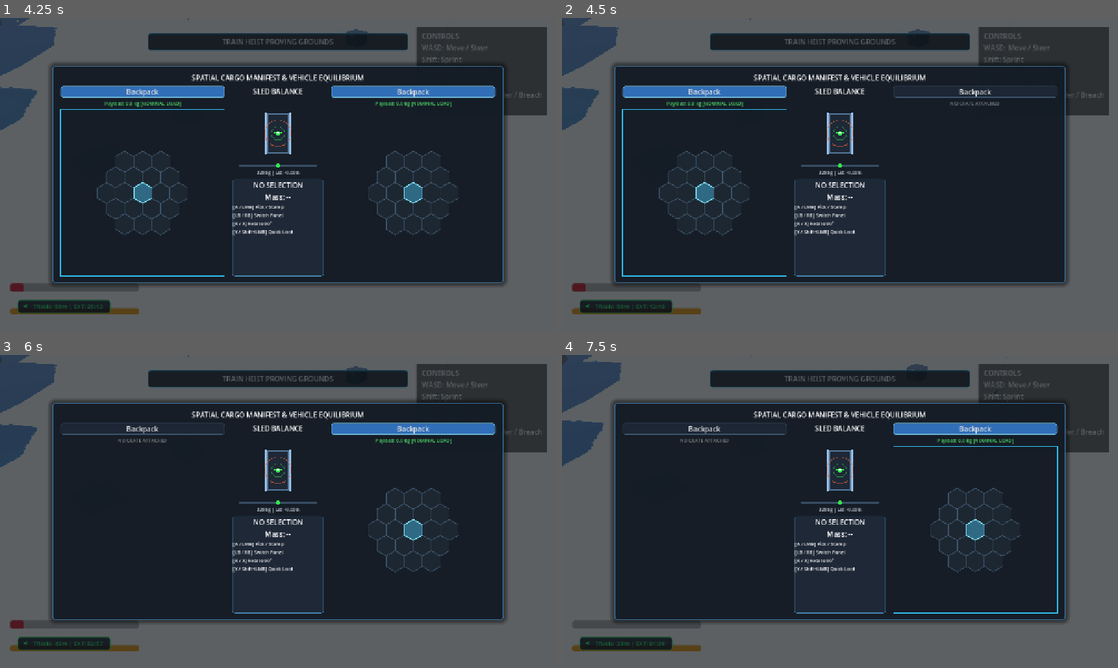
Above: before the commit, frames 1-4 (two rows, left to right).
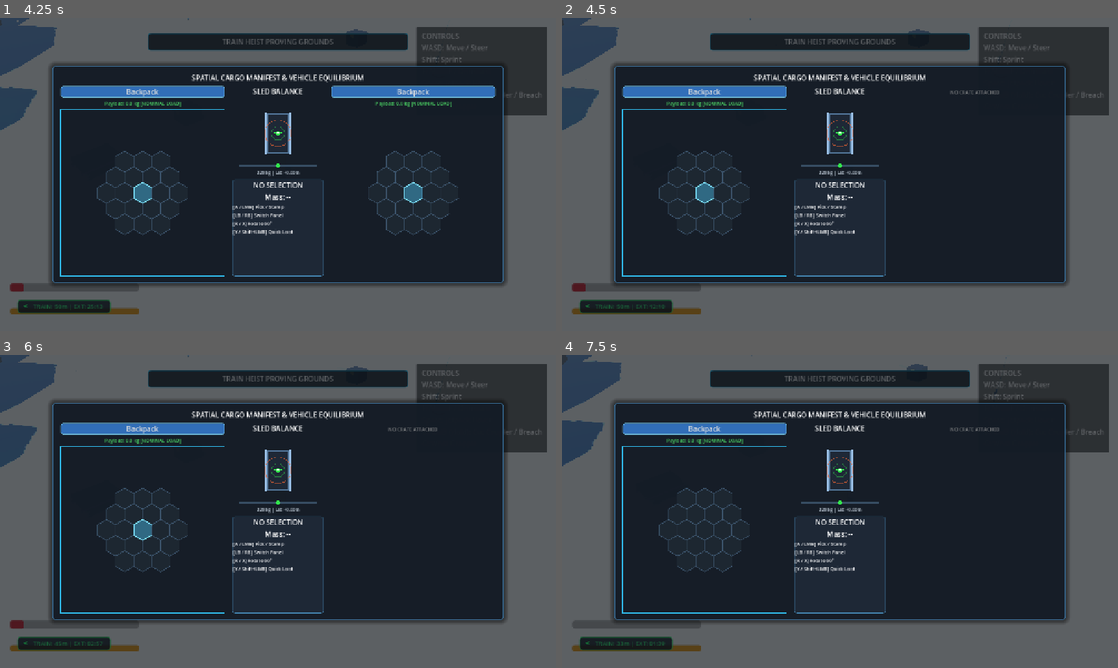
Above: after the commit, the same moments.

Repository: mcintalmo/drift
Game: Godot game, scene res://scenes/world/ActiveTrainHeistSector.tscn
Same seed, same stepped clock (60 frames per second), same inputs: the game is played once before the commit and once after it. This scene is started directly instead of the project's main scene.
Inputs (mouse positions are in pixels of both pictures, inside the frame that each line leads up to):
- Up to frame 1 (4.25 s): tap Enter (ui_accept) at 0.5, 0.77, 3.77 s; move the mouse to (400, 158) at 0.52 s; hold D (steer_right) 0.53-1.25 s; hold E (pilot_interact) 0.53-1.25 s; click (400, 158) at 0.67 s; drag from (166, 190) to (250, 237) at 1.27 s; move the mouse to (333, 105) at 2.02 s; hold D (steer_right) 2.03-2.75 s; hold F (pilot_mount_dismount) 2.03-2.75 s; drag from (250, 237) to (111, 127) at 2.77 s; move the mouse to (444, 221) at 3.52 s; hold Q (pilot_lean_left) from 3.53 s (still down); hold Shift (sprint) from 3.53 s (still down); tap Tab (pause_inventory) at 4.15 s
- Up to frame 2 (4.5 s): release Q (pilot_lean_left) at 4.25 s; release Shift (sprint) at 4.25 s; click "Backpack" at 4.25 s
- Up to frame 3 (6 s): click "Backpack" at 5 s; click "Backpack" at 5.75 s
- Up to frame 4 (7.5 s): tap Enter (ui_accept) at 6.5, 7.25 s; drag from (706, 530) to (756, 433) at 6.52 s; move the mouse to (973, 530) at 7.27 s; hold S (brake_reverse) from 7.28 s (still down); hold E (pilot_interact) from 7.28 s (still down); click (973, 530) at 7.42 s

Frame 1 is identical in both runs. In frame 2, 0.3% of the frame differs, in the area x 59-89%, y 22-28%; in frame 3, 4.0%; in frame 4, 4.2%, in the area x 10-90%, y 21-83%.

Commit message:
Component-specific occlusion fading for train cars and mutually exclusive inventory tabs

Diff:
--- a/scripts/camera/isometric_camera_rig.gd
+++ b/scripts/camera/isometric_camera_rig.gd
@@ -147,8 +147,9 @@
 			# 3. Must be situated in the foreground between camera and target
 			if hit_dist < (ray_dist - 1.6):
 				if collider is Node:
+					var shape_id: int = result.get("shape", -1)
 					var meshes: Array[MeshInstance3D] = []
-					_collect_mesh_instances(collider as Node, meshes)
+					_collect_hit_mesh_instances(collider as Node, shape_id, meshes)
 					for mi: MeshInstance3D in meshes:
 						var prev_w: float = active_mesh_weights.get(mi, 0.0)
 						active_mesh_weights[mi] = maxf(prev_w, ray_weight)
@@ -218,6 +219,51 @@
 	for mi: MeshInstance3D in to_remove:
 		_occluded_meshes.erase(mi)
 
+func _collect_hit_mesh_instances(collider: Object, shape_id: int, out_meshes: Array[MeshInstance3D]) -> void:
+	if not collider or not (collider is Node):
+		return
+
+	var col_node: Node = collider as Node
+
+	# 1. If this is a composite body with distinct collision shapes (like ArmoredBoxcar)
+	if collider is CollisionObject3D and shape_id >= 0 and collider.has_method("shape_find_owner"):
+		var owner_id: int = (collider as CollisionObject3D).shape_find_owner(shape_id)
+		var shape_owner: Object = (collider as CollisionObject3D).shape_owner_get_owner(owner_id)
+		if shape_owner is CollisionShape3D:
+			var shape_name: String = (shape_owner as CollisionShape3D).name
+
+			# Check if there is a direct corresponding mesh for this specific collision shape
+			var target_mesh_name: String = ""
+			if shape_name.ends_with("Collision"):
+				target_mesh_name = shape_name.trim_suffix("Collision") + "Mesh"
+			elif shape_name.begins_with("Col"):
+				target_mesh_name = shape_name.trim_prefix("Col") + "Mesh"
+			else:
+				target_mesh_name = shape_name + "Mesh"
+
+			var specific_mesh: MeshInstance3D = col_node.find_child(target_mesh_name, true, false) as MeshInstance3D
+			if specific_mesh and is_instance_valid(specific_mesh) and specific_mesh.name != "OcclusionShadowProxy":
+				if _is_mesh_eligible_for_occlusion(specific_mesh):
+					if not out_meshes.has(specific_mesh):
+						out_meshes.append(specific_mesh)
+					return
+
+	# 2. Fallback: if no specific sub-mesh was mapped, collect from the root object (or HexWorldTile)
+	_collect_mesh_instances(col_node, out_meshes)
+
+func _is_mesh_eligible_for_occlusion(node: Node) -> bool:
+	if not node:
+		return false
+	if node is GroundCrate or node.is_in_group(&"loot_crates") or node.name.begins_with("VaultCrate") or node.name.begins_with("GroundCrate"):
+		return false
+	if node.name.ends_with("SlidingDoor") or node.name.ends_with("Lock") or node.name == "MagneticLock":
+		var car: Node = _find_parent_train_car(node)
+		if car and int(car.get("car_state")) == 0: # CarState.LOCKED
+			return false
+	if node.is_in_group(&"interactable_doors") or node.get_meta("opaque_interactable", false):
+		return false
+	return true
+
 func _collect_mesh_instances(node: Node, out_meshes: Array[MeshInstance3D]) -> void:
 	if not node:
 		return
@@ -233,17 +279,7 @@
 	if not node:
 		return
 
-	# 1. Exclude crates: loot crates must always remain 100% opaque
-	if node is GroundCrate or node.is_in_group(&"loot_crates") or node.name.begins_with("VaultCrate") or node.name.begins_with("GroundCrate"):
-		return
-
-	# 2. Exclude doors ONLY while locked/interactable; once open/unlocked, allow them to fade with the car
-	if node.name.ends_with("SlidingDoor") or node.name.ends_with("Lock") or node.name == "MagneticLock":
-		var car: Node = _find_parent_train_car(node)
-		if car and int(car.get("car_state")) == 0: # CarState.LOCKED
-			return
-
-	if node.is_in_group(&"interactable_doors") or node.get_meta("opaque_interactable", false):
+	if not _is_mesh_eligible_for_occlusion(node):
 		return
 
 	if node is MeshInstance3D and node.name != "OcclusionShadowProxy":
--- a/scripts/ui/hex_inventory_ui.gd
+++ b/scripts/ui/hex_inventory_ui.gd
@@ -314,10 +314,19 @@
 	var active_type: ContainerType = left_container_type if is_left else right_container_type
 	var selected_crate_idx: int = selected_left_crate_idx if is_left else selected_right_crate_idx
 
-	# 1. Add Dynamic Crate Tabs
+	var other_type: ContainerType = right_container_type if is_left else left_container_type
+	var other_crate_idx: int = selected_right_crate_idx if is_left else selected_left_crate_idx
+
+	# 1. Add Dynamic Crate Tabs (omit if open on the opposite panel)
 	for i: int in range(discovered_crates.size()):
 		var crate: GroundCrate = discovered_crates[i]
 		if not is_instance_valid(crate):
+			continue
+
+		var is_this_active: bool = (active_type == ContainerType.GROUND_CRATE and selected_crate_idx == i)
+		var is_open_on_other: bool = (other_type == ContainerType.GROUND_CRATE and other_crate_idx == i)
+
+		if is_open_on_other and not is_this_active:
 			continue
 
 		var btn: Button = Button.new()
@@ -326,8 +335,7 @@
 		btn.size_flags_horizontal = Control.SIZE_EXPAND_FILL
 		btn.text = _format_crate_tab_name(crate, i)
 
-		var is_active: bool = (active_type == ContainerType.GROUND_CRATE and selected_crate_idx == i)
-		btn.add_theme_stylebox_override(&"normal", active_tab_style if is_active else inactive_tab_style)
+		btn.add_theme_stylebox_override(&"normal", active_tab_style if is_this_active else inactive_tab_style)
 
 		var target_idx: int = i
 		if is_left:
@@ -336,30 +344,32 @@
 			btn.pressed.connect(func() -> void: _set_right_container(ContainerType.GROUND_CRATE, target_idx))
 		tab_bar.add_child(btn)
 
-	# 2. Add Backpack Tab
-	var bp_btn: Button = Button.new()
-	bp_btn.name = "BackpackTab"
-	bp_btn.custom_minimum_size = Vector2(0, 26)
-	bp_btn.size_flags_horizontal = Control.SIZE_EXPAND_FILL
-	bp_btn.text = "Backpack"
-	var bp_active: bool = (active_type == ContainerType.PILOT_BACKPACK)
-	bp_btn.disabled = (backpack_inventory == null)
-	bp_btn.add_theme_stylebox_override(&"normal", active_tab_style if bp_active else inactive_tab_style)
-	if is_left:
-		bp_btn.pressed.connect(func() -> void: _set_left_container(ContainerType.PILOT_BACKPACK))
-	else:
-		bp_btn.pressed.connect(func() -> void: _set_right_container(ContainerType.PILOT_BACKPACK))
-	tab_bar.add_child(bp_btn)
-
-	# 3. Add Sled Tab ONLY if sled is within interaction range (sled_inventory != null)
-	if sled_inventory != null:
+	# 2. Add Backpack Tab (omit if open on the opposite panel)
+	var is_backpack_active: bool = (active_type == ContainerType.PILOT_BACKPACK)
+	var is_backpack_open_on_other: bool = (other_type == ContainerType.PILOT_BACKPACK)
+	if backpack_inventory != null and (not is_backpack_open_on_other or is_backpack_active):
+		var bp_btn: Button = Button.new()
+		bp_btn.name = "BackpackTab"
+		bp_btn.custom_minimum_size = Vector2(0, 26)
+		bp_btn.size_flags_horizontal = Control.SIZE_EXPAND_FILL
+		bp_btn.text = "Backpack"
+		bp_btn.add_theme_stylebox_override(&"normal", active_tab_style if is_backpack_active else inactive_tab_style)
+		if is_left:
+			bp_btn.pressed.connect(func() -> void: _set_left_container(ContainerType.PILOT_BACKPACK))
+		else:
+			bp_btn.pressed.connect(func() -> void: _set_right_container(ContainerType.PILOT_BACKPACK))
+		tab_bar.add_child(bp_btn)
+
+	# 3. Add Sled Tab ONLY if sled is within interaction range and NOT open on the opposite panel
+	var is_sled_active: bool = (active_type == ContainerType.SLED_CARGO_POD)
+	var is_sled_open_on_other: bool = (other_type == ContainerType.SLED_CARGO_POD)
+	if sled_inventory != null and (not is_sled_open_on_other or is_sled_active):
 		var sled_btn: Button = Button.new()
 		sled_btn.name = "SledTab"
 		sled_btn.custom_minimum_size = Vector2(0, 26)
 		sled_btn.size_flags_horizontal = Control.SIZE_EXPAND_FILL
 		sled_btn.text = "Sled"
-		var sled_active: bool = (active_type == ContainerType.SLED_CARGO_POD)
-		sled_btn.add_theme_stylebox_override(&"normal", active_tab_style if sled_active else inactive_tab_style)
+		sled_btn.add_theme_stylebox_override(&"normal", active_tab_style if is_sled_active else inactive_tab_style)
 		if is_left:
 			sled_btn.pressed.connect(func() -> void: _set_left_container(ContainerType.SLED_CARGO_POD))
 		else:
